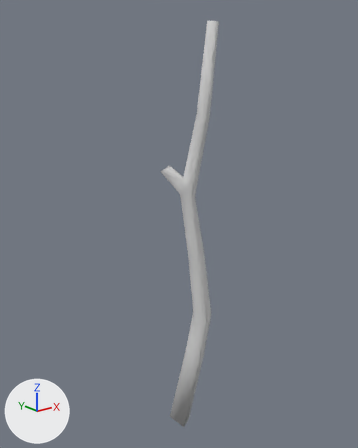
Before and after pictures for a commit that changed the glTF model Structures Plus/models/c90part_6e29edb5e7aaa516991ad1e1.glb.
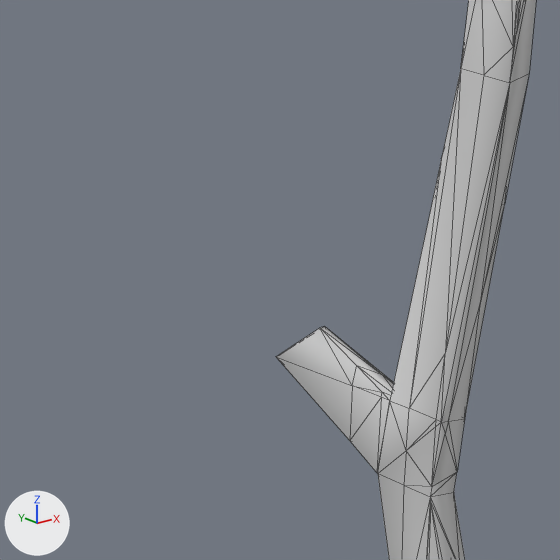
Each version appears first whole from a 50 mm lens placed at (-1.137, -1.648, 2.335), pointed at (0.992, 1.013, 1.271), and next in a close-up on the part from 30% to 60% of the width and 23% to 47% of the height. Arrows for +X, +Y and +Z are at lower left; the lights stay in place. The older version's two pictures come first. The close-ups show mesh edges as thin lines. Vertices at exactly the same position are counted once.
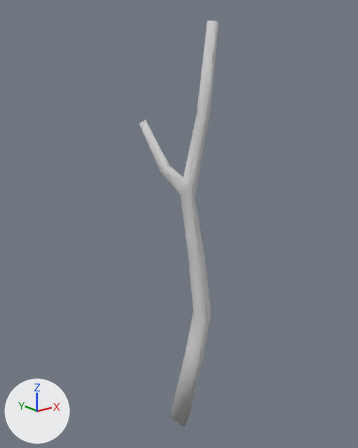
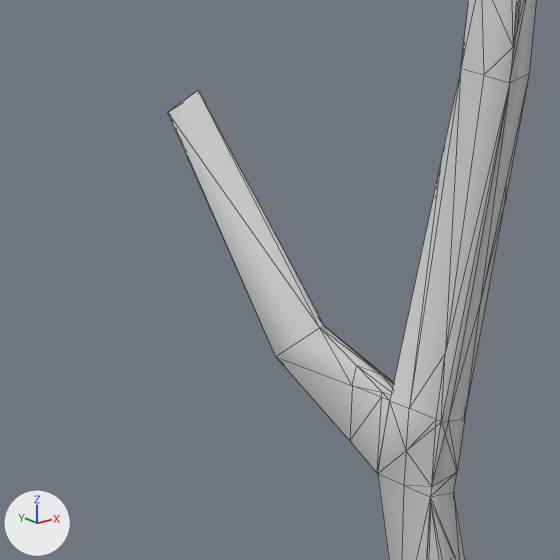
Pixel boxes [x1, y1, x2, y2] of what changed, in the close-ups (560 x 560 px):
'Cube', reshaped
    before: [276, 0, 536, 560]
    after: [168, 0, 536, 560]
part 1 of me_mesh_0, added
    after: [168, 90, 324, 356]

Diff of the bpy script that builds the scene:
```diff
--- a/Structures Plus/models/c90part_6e29edb5e7aaa516991ad1e1.glb.py
+++ b/Structures Plus/models/c90part_6e29edb5e7aaa516991ad1e1.glb.py
@@ me_mesh_0 @@
 # used by ob_cube; location = (0.0, 0.0, 0.0)
-me_mesh_0.from_pydata(...)  # 193 vertices, 380 faces; spans x 0.88..1.11, y 0.67..1.12, z -0.37..2.61
+me_mesh_0.from_pydata(...)  # 197 vertices, 390 faces; spans x 0.82..1.11, y 0.67..1.28, z -0.37..2.61
+# me_mesh_0 part 1
+# 4 vertices are added at (0.85, 1.21, 2.0), (0.82, 1.24, 1.97), (0.85, 1.28, 1.96), (0.88, 1.24, 2.0)
+# 8 new faces join them, mat_whitetrunk (light grey #d1d1d1)
+# 2 new faces join them, mat_wood (light grey #d1d1d1)
 me_mesh_0.materials.append(mat_whitetrunk)
```
